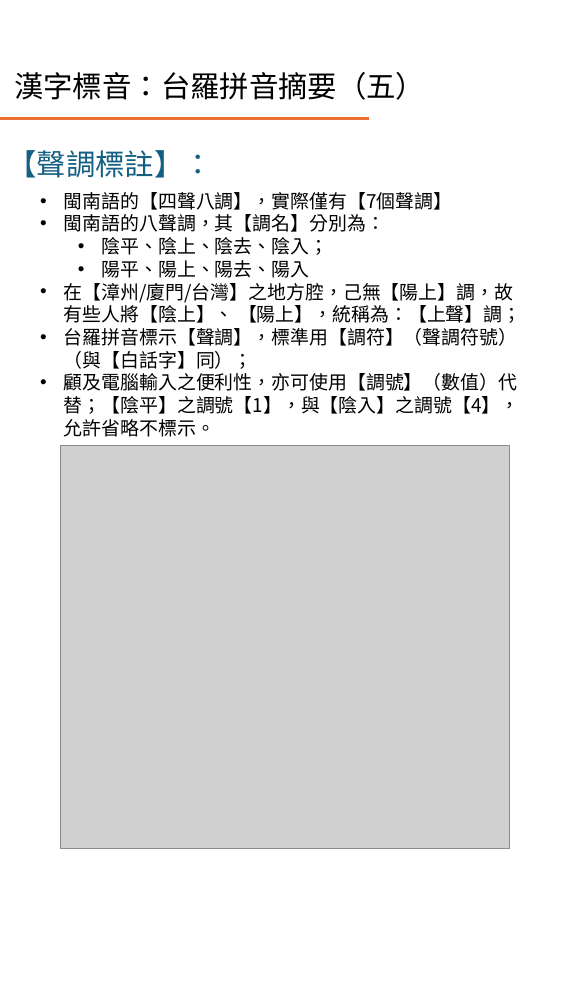
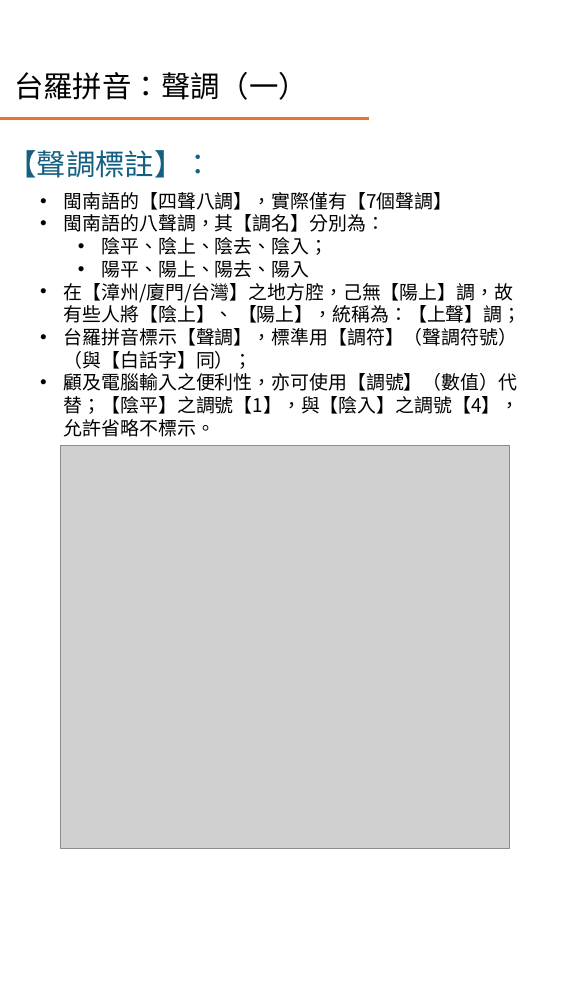
Before and after one commit to AlanJui/Piau-Im, a slide deck: slide 10 of Documents/十五音教材/閩南語之四聲八調與變調規則.pptx (slide 9 before the commit). Drawn at 567x1008 pixels with LibreOffice and Linux fonts; fonts in the diff are those of the drawing; grey boxes stand for pictures. Boxes give left, top, right and bottom in pixels: in the first picture for what was removed or moved away, otherwise in the second. Text is boxed around its words. In the diff, an @@ line names an element or a change of style, - is before the commit and + after.

```diff
--- a/Documents/十五音教材/閩南語之四聲八調與變調規則.pptx
+++ b/Documents/十五音教材/閩南語之四聲八調與變調規則.pptx
@@ title at (14,72,308,100): text changed @@
-漢字標音：台羅拼音摘要（五）
+台羅拼音：聲調（一）
```
Also in this commit, not shown: 7 other slides changed, 2 slides added, 3 slides removed, 25 other files.
